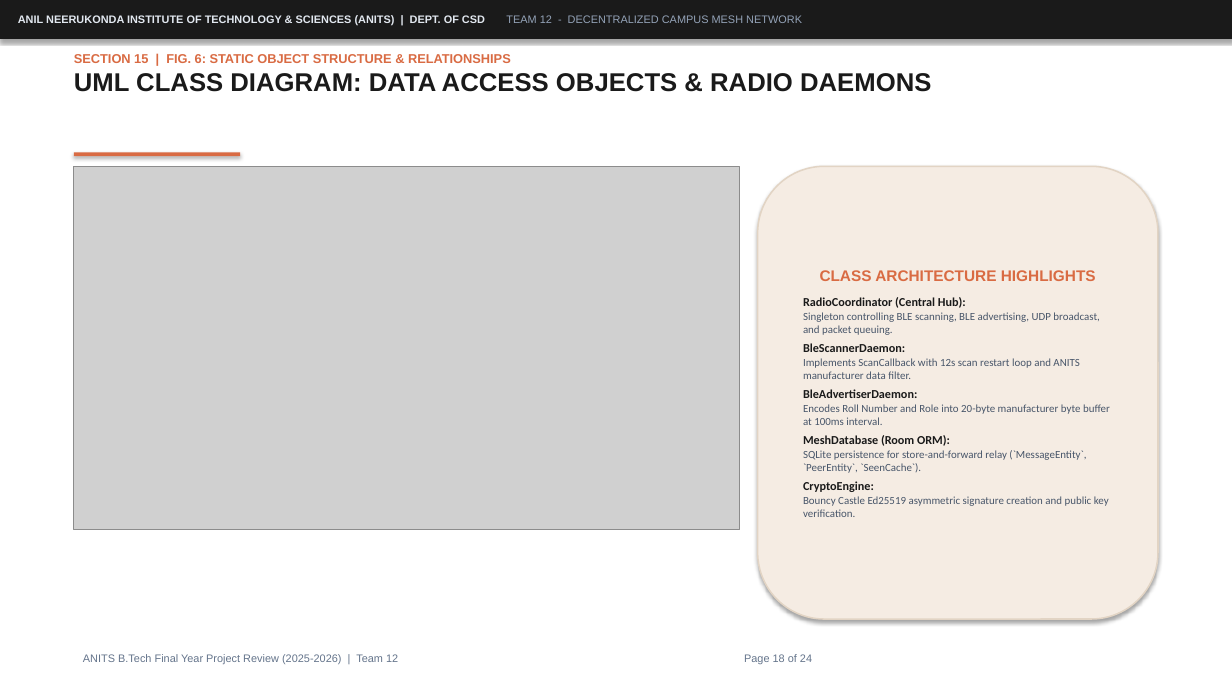
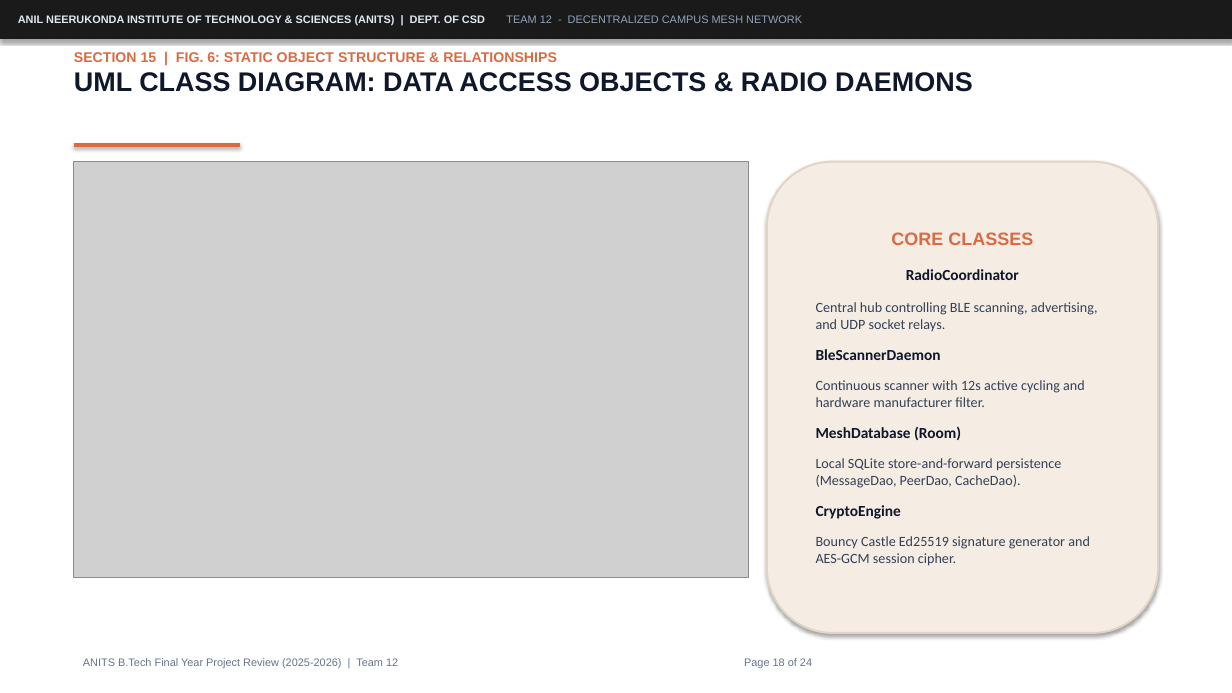
Before and after one commit to 047harry/anits-campus-mesh, a slide deck: slide 18 of ppts/final-2.pptx. Drawn at 1232x693 pixels with LibreOffice and Linux fonts; fonts in the diff are those of the drawing; grey boxes stand for pictures. Boxes give left, top, right and bottom in pixels: in the first picture for what was removed or moved away, otherwise in the second. Text is boxed around its words. In the diff, an @@ line names an element or a change of style, - is before the commit and + after.

Commit message:
docs(ppt): optimize final-2.pptx for readability with 12-14pt bold text, concise bullets, and enlarged UML figures

```diff
--- a/ppts/final-2.pptx
+++ b/ppts/final-2.pptx
@@ text "SECTION 15 | FIG. 6: ..." at [74, 52, 973, 92]: size 10 to 11 pt in "SECTION 15 | FIG. 6: STATIC OBJECT ..."; size 20 to 21 pt, text colour #1A1A1A to #0F172A in "UML CLASS DIAGRAM: DATA ACCESS OBJECTS & ..." @@
@@ rectangle: place and size @@
-rectangle at [74, 152, 240, 156]
+rectangle at [74, 143, 240, 147]
@@ picture: place and size @@
-picture at [74, 166, 739, 530]
+picture at [74, 162, 749, 578]
@@ rounded rectangle "CORE CLASSES": place and size @@
-rounded rectangle "CORE CLASSES" at [758, 166, 1158, 619]
+rounded rectangle "CORE CLASSES" at [767, 162, 1158, 633]
@@ rounded rectangle "CORE CLASSES" at [767, 162, 1158, 633]: outline #E2D4C4 1.2 pt to #E2D4C4 1.5 pt @@
@@ text in rounded rectangle at [816, 232, 1098, 566]: text changed; size 8.5 to 11 pt; text colour #475569 to #334155 @@
-CLASS ARCHITECTURE HIGHLIGHTS
-RadioCoordinator (Central Hub):
-Singleton controlling BLE scanning, BLE advertising, UDP broadcast, and packet queuing.
-BleScannerDaemon:
-Implements ScanCallback with 12s scan restart loop and ANITS manufacturer data filter.
-BleAdvertiserDaemon:
-Encodes Roll Number and Role into 20-byte manufacturer byte buffer at 100ms interval.
-MeshDatabase (Room ORM):
-SQLite persistence for store-and-forward relay (`MessageEntity`, `PeerEntity`, `SeenCache`).
-CryptoEngine:
-Bouncy Castle Ed25519 asymmetric signature creation and public key verification.
+CORE CLASSES
+RadioCoordinator
+Central hub controlling BLE scanning, advertising, and UDP socket relays.
+BleScannerDaemon
+Continuous scanner with 12s active cycling and hardware manufacturer filter.
+MeshDatabase (Room)
+Local SQLite store-and-forward persistence (MessageDao, PeerDao, CacheDao).
+CryptoEngine
+Bouncy Castle Ed25519 signature generator and AES-GCM session cipher.
@@ text "ANITS B.Tech Final Year Project ...": place and size @@
-text "ANITS B.Tech Final Year Project ..." at [83, 654, 812, 664]
+text "ANITS B.Tech Final Year Project ..." at [83, 658, 812, 668]
```
Also in this commit, not shown: 10 other slides changed, 5 other files.
